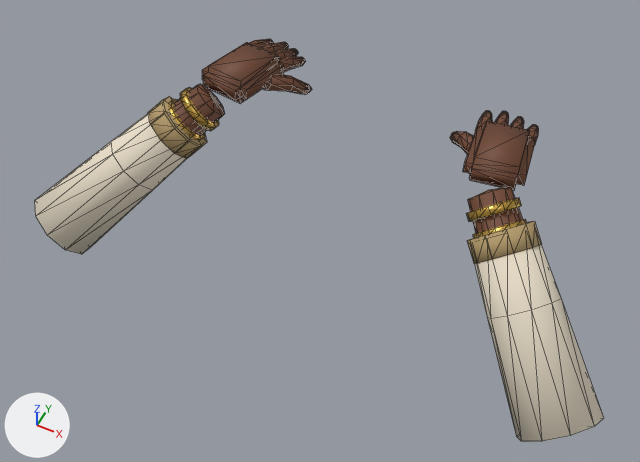
One commit to the glTF model public/models/player_female.glb: the scene before it, then after it.
Camera for both pictures: a camera (50 mm lens) standing at (0.338, -0.3, 0.502) and looking at (-0.004, 0.385, -0.353). The lights are fixed; the arrows at lower left show +X, +Y and +Z. The older version comes first. Mesh edges are drawn as thin lines. Vertices at exactly the same position are counted once.

Before the edit, the objects in view are built like this:
```python
me_arm_r_skin = bpy.data.meshes.new('arm_R_skin')
me_arm_r_skin.from_pydata(...)  # 686 vertices, 1424 faces; spans x -0.396..0.396, y 0.244..0.622, z -0.455..-0.221
# faces by material slot: [1032, 120, 80, 192]
me_arm_r_skin.materials.append(mat_player_skin)  # brown #70452e
me_arm_r_skin.materials.append(mat_player_sleeve)  # pale yellow #e8ddc8
me_arm_r_skin.materials.append(mat_player_cuff)  # brown #b39a6a
me_arm_r_skin.materials.append(mat_player_metal)  # orange #c9a24a
ob_player_arms_female = bpy.data.objects.new('player_arms_female', me_arm_r_skin)
ob_player_arms_female.location = (0.0, 0.0, 0.0)
```
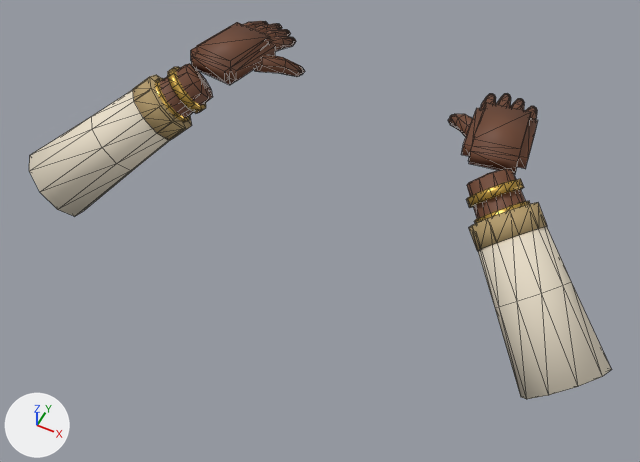
Location of each change, (x1, y1, x2, y2) in pixels of the pictures (640 x 462 px; the box of a moved part takes in the faces that stretch with it):
'player_arms_female', reshaped (6% shorter)
    before: (35, 39, 604, 442)
    after: (29, 21, 612, 399)
part 1 of me_arm_r_skin, moved or reshaped
    before: (468, 187, 523, 233)
    after: (467, 168, 526, 219)
part 2 of me_arm_r_skin, moved or reshaped
    before: (463, 121, 536, 190)
    after: (462, 102, 538, 174)
part 3 of me_arm_r_skin, moved or reshaped
    before: (475, 110, 493, 131)
    after: (480, 93, 496, 110)
part 4 of me_arm_r_skin, moved or reshaped
    before: (495, 111, 509, 125)
    after: (497, 93, 511, 107)
part 5 of me_arm_r_skin, moved or reshaped
    before: (510, 116, 524, 129)
    after: (511, 98, 524, 110)
part 6 of me_arm_r_skin, moved or reshaped
    before: (528, 124, 539, 144)
    after: (527, 106, 537, 121)
part 7 of me_arm_r_skin, moved or reshaped
    before: (450, 131, 474, 154)
    after: (449, 114, 473, 137)
part 8 of me_arm_r_skin, moved or reshaped
    before: (173, 84, 225, 136)
    after: (160, 63, 213, 118)
part 9 of me_arm_r_skin, moved or reshaped
    before: (202, 42, 284, 103)
    after: (191, 22, 276, 85)
part 10 of me_arm_r_skin, moved or reshaped
    before: (250, 39, 273, 47)
    after: (243, 21, 267, 28)
part 11 of me_arm_r_skin, moved or reshaped
    before: (259, 42, 288, 52)
    after: (252, 23, 281, 32)
part 12 of me_arm_r_skin, moved or reshaped
    before: (271, 48, 298, 58)
    after: (262, 29, 290, 38)
part 13 of me_arm_r_skin, moved or reshaped
    before: (276, 56, 305, 72)
    after: (268, 36, 295, 51)
part 14 of me_arm_r_skin, moved or reshaped
    before: (263, 74, 309, 94)
    after: (254, 55, 302, 77)
part 15 of me_arm_r_skin, moved or reshaped
    before: (466, 198, 604, 442)
    after: (466, 179, 612, 399)
part 16 of me_arm_r_skin, moved or reshaped
    before: (35, 87, 219, 254)
    after: (29, 67, 206, 216)

What the commit changed:
me_arm_r_skin is used by ob_player_arms_female; location (0.0, 0.0, 0.0).
me_arm_r_skin had 686 vertices, 1424 faces and spanned x -0.396..0.396, y 0.244..0.622, z -0.455..-0.221.
me_arm_r_skin now has 686 vertices, 1424 faces and spans x -0.383..0.383, y 0.247..0.602, z -0.373..-0.176.
me_arm_r_skin part 1: the loose piece of 32 vertices spanning x 0.169..0.318, y 0.318..0.462, z -0.375..-0.225 is multiplied about its middle by the matrix ((0.998, -0.045, -0.05), (0.047, 0.998, 0.05), (0.047, -0.052, 0.998)), then moved by (0.005, -0.02, 0.05).
me_arm_r_skin part 2: the loose piece of 32 vertices spanning x 0.138..0.223, y 0.453..0.563, z -0.268..-0.221 is moved by (0.0, -0.02, 0.045).
me_arm_r_skin part 3: the loose piece of 20 vertices spanning x 0.129..0.157, y 0.537..0.606, z -0.276..-0.239 is moved by (0.005, -0.019, 0.045).
me_arm_r_skin part 4: the loose piece of 20 vertices spanning x 0.148..0.176, y 0.539..0.616, z -0.277..-0.239 is moved by (0.002, -0.02, 0.045).
me_arm_r_skin part 5: the loose piece of 20 vertices spanning x 0.17..0.194, y 0.542..0.614, z -0.276..-0.239 is moved by (-0.001, -0.02, 0.045).
me_arm_r_skin part 6: the loose piece of 20 vertices spanning x 0.191..0.212, y 0.545..0.605, z -0.274..-0.239 is moved by (-0.004, -0.021, 0.045).
me_arm_r_skin part 7: the loose piece of 23 vertices spanning x 0.104..0.158, y 0.504..0.561, z -0.288..-0.24 is moved by (0.0, -0.02, 0.045).
me_arm_r_skin part 8: the loose piece of 32 vertices spanning x -0.318..-0.169, y 0.318..0.462, z -0.375..-0.225 is multiplied about its middle by the matrix ((0.998, 0.045, 0.05), (-0.047, 0.998, 0.05), (-0.047, -0.052, 0.998)), then moved by (-0.005, -0.02, 0.05).
me_arm_r_skin part 9: the loose piece of 32 vertices spanning x -0.223..-0.138, y 0.453..0.563, z -0.268..-0.221 is moved by (0.0, -0.02, 0.045).
me_arm_r_skin part 10: the loose piece of 20 vertices spanning x -0.213..-0.192, y 0.545..0.615, z -0.276..-0.239 is moved by (0.005, -0.021, 0.045).
me_arm_r_skin part 11: the loose piece of 20 vertices spanning x -0.195..-0.17, y 0.542..0.619, z -0.277..-0.239 is moved by (0.002, -0.02, 0.045).
me_arm_r_skin part 12: the loose piece of 20 vertices spanning x -0.177..-0.15, y 0.54..0.611, z -0.276..-0.239 is moved by (-0.001, -0.02, 0.045).
me_arm_r_skin part 13: the loose piece of 20 vertices spanning x -0.158..-0.131, y 0.537..0.596, z -0.274..-0.239 is moved by (-0.004, -0.019, 0.045).
me_arm_r_skin part 14: the loose piece of 23 vertices spanning x -0.157..-0.103, y 0.504..0.56, z -0.288..-0.241 is moved by (0.0, -0.02, 0.045).
me_arm_r_skin part 15: 106 of 686 vertices moved; they spanned x 0.173..0.396, y 0.244..0.459, z -0.455..-0.228 and now span x 0.175..0.383, y 0.247..0.439, z -0.373..-0.181; mean shift (0.001, -0.018, 0.052); largest move (0.368, 0.256, -0.376) -> (0.356, 0.261, -0.291).
me_arm_r_skin part 16: 106 of 686 vertices moved; they spanned x -0.396..-0.173, y 0.244..0.459, z -0.455..-0.228 and now span x -0.383..-0.175, y 0.247..0.439, z -0.373..-0.181; mean shift (-0.001, -0.018, 0.052); largest move (-0.368, 0.256, -0.376) -> (-0.356, 0.261, -0.291).
Other edits to the shape of me_arm_r_skin do not show in these pictures.
